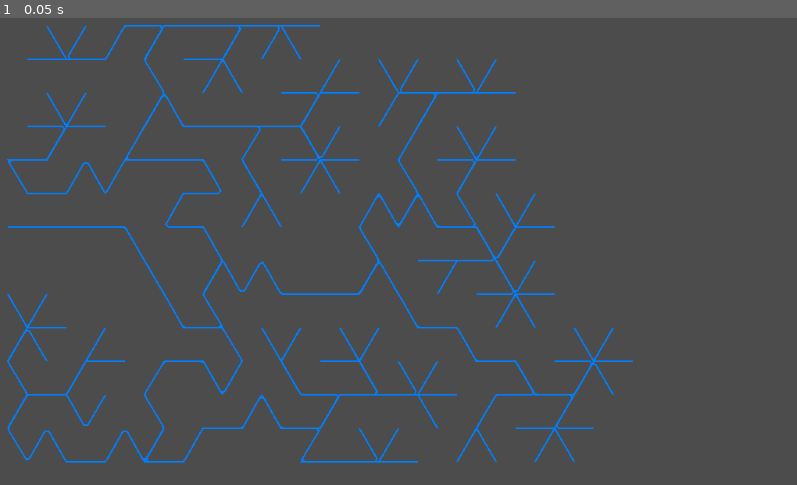
Above: before the commit, frame 1.
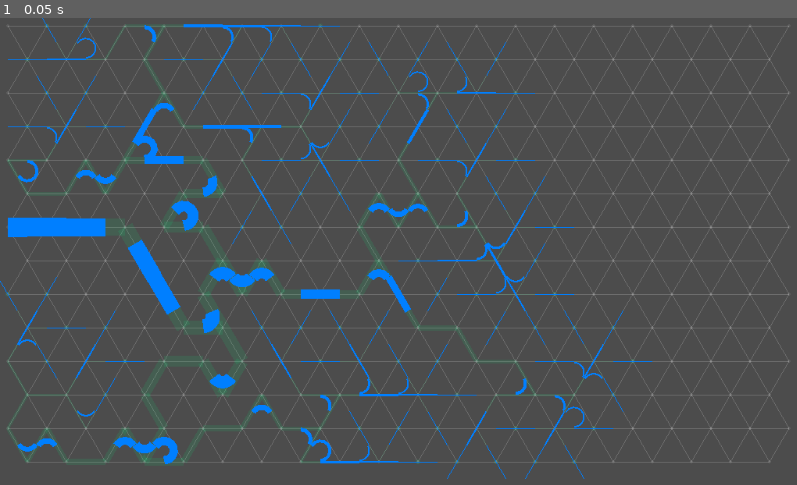
Above: after the commit, the same moment.

Repository: MichaelReel/2DMapGen
Game: Godot game, scene res://TrigridRivers.tscn
Same seed, same stepped clock (60 frames per second), same inputs: the game is played once before the commit and once after it. This scene is started directly instead of the project's main scene.
Inputs:
- Up to frame 1 (0.05 s): no input

The runs differ from the first frame. In frame 1, 8.2% of the frame differs, in the area x 0-99%, y 0-99%.

Commit message:
Partial work on adding arc calls for drawing curves in rivers.

Diff:
--- a/TrigridRivers.gd
+++ b/TrigridRivers.gd
@@ -1,9 +1,11 @@
 extends TextureRect
 
 const TRI_SIDE : float = 50.0
+const TRI_HEIGHT : float = sqrt( 0.75 * (TRI_SIDE * TRI_SIDE))
 const MIN_DEPTH : float = 1.0
 const START_DEPTH : float = 25.0
 const DEPTH_CHANGE : float = 1.0
+const RADIUS : float = TRI_SIDE * sin(PI / 6) / 2
 
 onready var width := rect_size.x
 onready var height := rect_size.y
@@ -44,9 +46,8 @@
 	var sources := []
 
 	func _init(width : float, height : float):
-		var height_diff : float = sqrt( 0.75 * (TRI_SIDE * TRI_SIDE))
 		var row_ind : int = 0
-		for y in range (0.0, height, height_diff):
+		for y in range (0.0, height, TRI_HEIGHT):
 			var points_row := []
 			var ind_offset := (row_ind % 2) * 2 - 1
 			var offset := (row_ind % 2) * (TRI_SIDE / 2)
@@ -110,59 +111,92 @@
 				for conn in point.connections:
 					canvas.draw_line(point.pos, conn.pos, color, 0.5)
 
-	func draw_flows(canvas : CanvasItem, color : Color):
-
+	func draw_flow_debug(canvas : CanvasItem, dcolor : Color):
 		for source in sources:
-			var curve := Curve2D.new()
-			var point = source
-#		var curve := Curve2D.new()
-#		var point = sources[0]
-			var control_out : Vector2 = point.downstream.pos - point.pos
-			var control_in : Vector2 = Vector2()
-			while (point.downstream != null):
-				curve.add_point(point.pos, control_in, control_out)
+			canvas.draw_circle(source.pos, 3.0, dcolor)
+			var point : TriPoint = source
+			while not point.drawn:
+				canvas.draw_line(point.pos, point.downstream.pos, dcolor, point.depth)
+				point.drawn = true
 				if point.downstream == point:
 					break
-				control_in = -control_out
-				control_out = (point.downstream.pos - point.pos) / TRI_SIDE
 				point = point.downstream
-			canvas.draw_polyline(curve.get_baked_points(), color, 2.0)
-
-#		for source in sources:
-#			var curve := Curve2D.new()
-#			var point = source
-#			while (point.downstream != null):
-#				curve.add_point(point.pos)
-#				if point.downstream == point:
-#					break
-#				point = point.downstream
-#			canvas.draw_polyline(curve.get_baked_points(), color, 2.0)
-
-#		var point = sources[0]
-#		while (point.downstream != null):
-#			canvas.draw_line(point.pos, point.downstream.pos, color, point.depth)
-#			point.drawn = true
-#			if point.downstream == point:
-#				break
-#			point = point.downstream
-
-
-#		for source in sources:
-##			canvas.draw_circle(source.pos, 3.0, color)
-#			var point : TriPoint = source
-#			while (point.downstream != null and not point.drawn):
-#				canvas.draw_line(point.pos, point.downstream.pos, color, point.depth)
-#				point.drawn = true
-#				if point.downstream == point:
-#					break
-#				point = point.downstream
-
+
+	func draw_flows(canvas : CanvasItem, color : Color):
+		# Attempt to draw river curves
+		for source in sources:
+			var point : TriPoint = source
+			var last_pos : Vector2 = point.pos - (point.downstream.pos - point.pos)
+			while true:
+				_draw_connection(canvas, color, last_pos, point.pos, point.downstream.pos, point.depth)
+				point.drawn = true
+				if point.downstream == point:
+					break
+				last_pos = point.pos
+				point = point.downstream
+
+	func _draw_connection(canvas : CanvasItem, color : Color, a : Vector2, b : Vector2, c : Vector2, line_width : float):
+		# Draw from the mid point of the 2 lines either a line, or an arc
+		var mid_ab = a.linear_interpolate(b, 0.5)
+		var mid_bc = b.linear_interpolate(c, 0.5)
+
+		if ccw(a, b, c) == 0:
+			# Collinear points, draw a straight line, then we're done
+			canvas.draw_line(mid_ab, mid_bc, color, line_width)
+			return
+		elif mid_ab.distance_to(mid_bc) <= TRI_SIDE * 0.5:
+			# Tight acute equalateral curve
+			var center : Vector2 = (a + b + c) / 3
+			var start_angle : float = (mid_ab - center).angle()
+			var end_angle : float = (mid_bc - center).angle()
+			# Need to know when to go CCW instead
+#			if (end_angle - start_angle > PI):
+#				print ("s: " + str(start_angle) + ", e: " + str(end_angle) )
+#				var temp = start_angle
+#				start_angle = end_angle
+#				end_angle = temp
+
+			canvas.draw_arc(center, RADIUS, start_angle, end_angle, 10, color, line_width)
+#		else:
+#			# Tight acute equalateral curve
+#			var center : Vector2 = a + (c - b)
+#			var start_angle : float = (mid_ab - center).angle()
+#			var end_angle : float = (mid_bc - center).angle()
+#			canvas.draw_arc(center, TRI_HEIGHT, start_angle, end_angle, 20, color, line_width)
+
+	static func ccw(a, b, c):
+		# Returns -1: clockwise, 0: collinear, 1:anti-clockwise
+		var area2 = (b.x - a.x) * (c.y - a.y) - (b.y - a.y) * (c.x - a.x)
+		if area2 < 0:
+			return -1
+		elif area2 > 0:
+			return +1
+		else:
+			return 0
 
 func _ready():
+	print (str(Vector2.LEFT.angle()))
+	print (str(Vector2.UP.angle()))
+	print (str(Vector2.RIGHT.angle()))
+	print (str(Vector2.DOWN.angle()))
+
+	print (str(Vector2.RIGHT.angle_to(Vector2.LEFT)))
+	print (str(Vector2.RIGHT.angle_to(Vector2.UP)))
+	print (str(Vector2.RIGHT.angle_to(Vector2.RIGHT)))
+	print (str(Vector2.RIGHT.angle_to(Vector2.DOWN)))
+
+	var right_down := Vector2.RIGHT + Vector2.DOWN
+	print (str(right_down))
+	print (str(right_down.angle_to(Vector2.LEFT)))
+	print (str(right_down.angle_to(Vector2.UP)))
+	print (str(right_down.angle_to(Vector2.RIGHT)))
+	print (str(right_down.angle_to(Vector2.DOWN)))
+
 	seed(1)
 	grid = TriGrid.new(width, height)
 	grid.flow_from(0, 6, START_DEPTH)
 
 func _draw():
-#	grid.draw_guides(self, Color(1.0, 1.0, 1.0, 0.1))
+	grid.draw_guides(self, Color(1.0, 1.0, 1.0, 0.1))
+	grid.draw_flow_debug(self, Color(0.0, 1.0, 0.5, 0.1))
 	grid.draw_flows(self, Color(0.0, 0.5, 1.0, 1.0))
